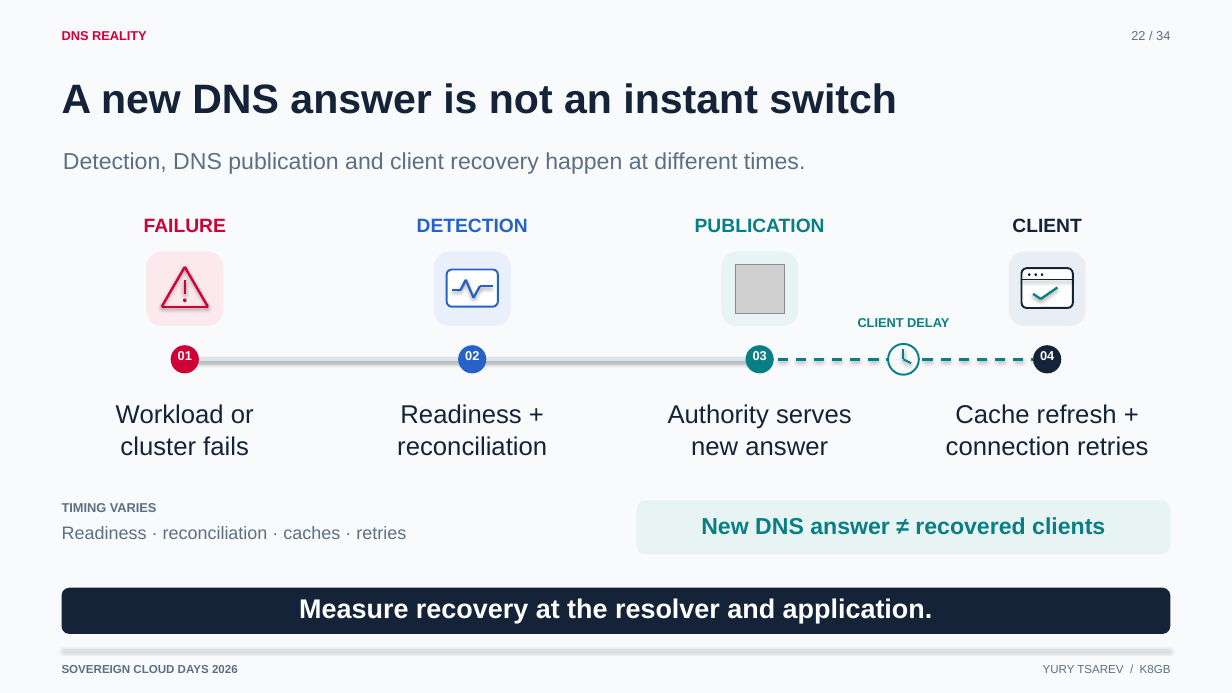
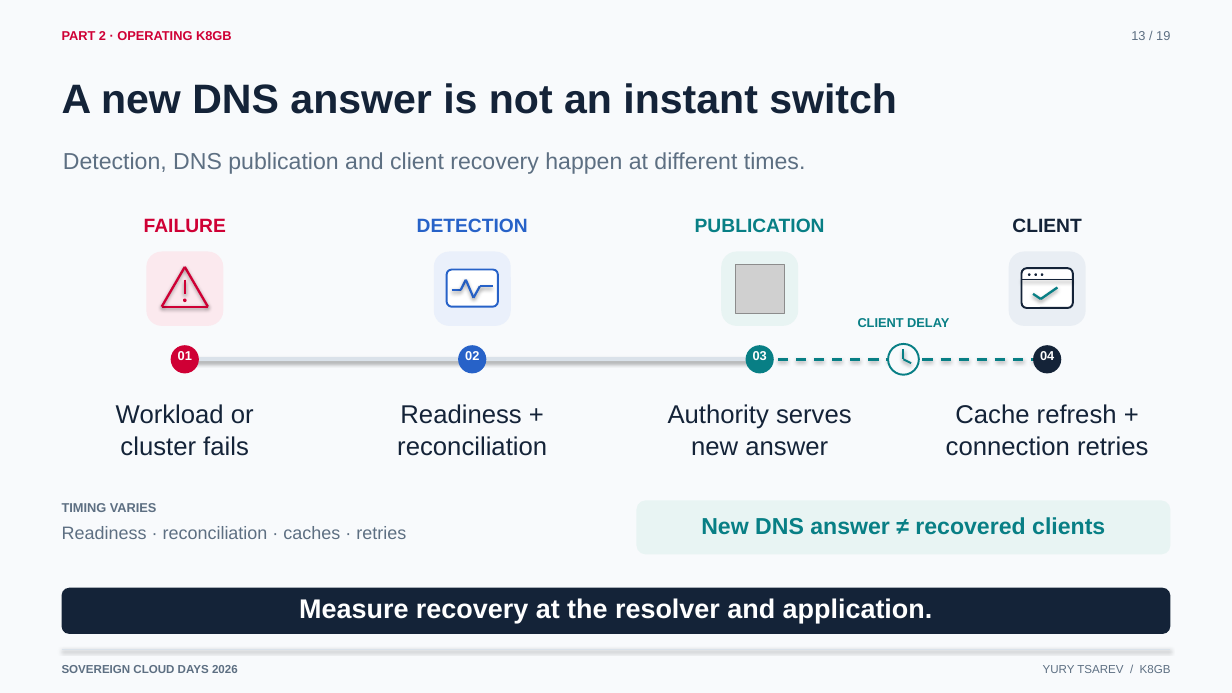
Before and after one commit to ytsarev/k8gb-sovereign-days-2026, a slide deck: slide 13 of slides/k8gb_sovereign_cloud_days_2026.pptx (slide 22 before the commit). Drawn at 1232x693 pixels with LibreOffice and Linux fonts; fonts in the diff are those of the drawing; grey boxes stand for pictures. Boxes give left, top, right and bottom in pixels: in the first picture for what was removed or moved away, otherwise in the second. Text is boxed around its words. In the diff, an @@ line names an element or a change of style, - is before the commit and + after.

```diff
--- a/slides/k8gb_sovereign_cloud_days_2026.pptx
+++ b/slides/k8gb_sovereign_cloud_days_2026.pptx
@@ text at [62,31,232,40]: text changed @@
-DNS REALITY
+PART 2 · OPERATING K8GB
@@ text at [1131,31,1170,40]: text changed @@
-22 / 34
+13 / 19
```
Also in this commit, not shown: 23 other slides changed, 2 slides added, 10 slides removed, 3 other files.
